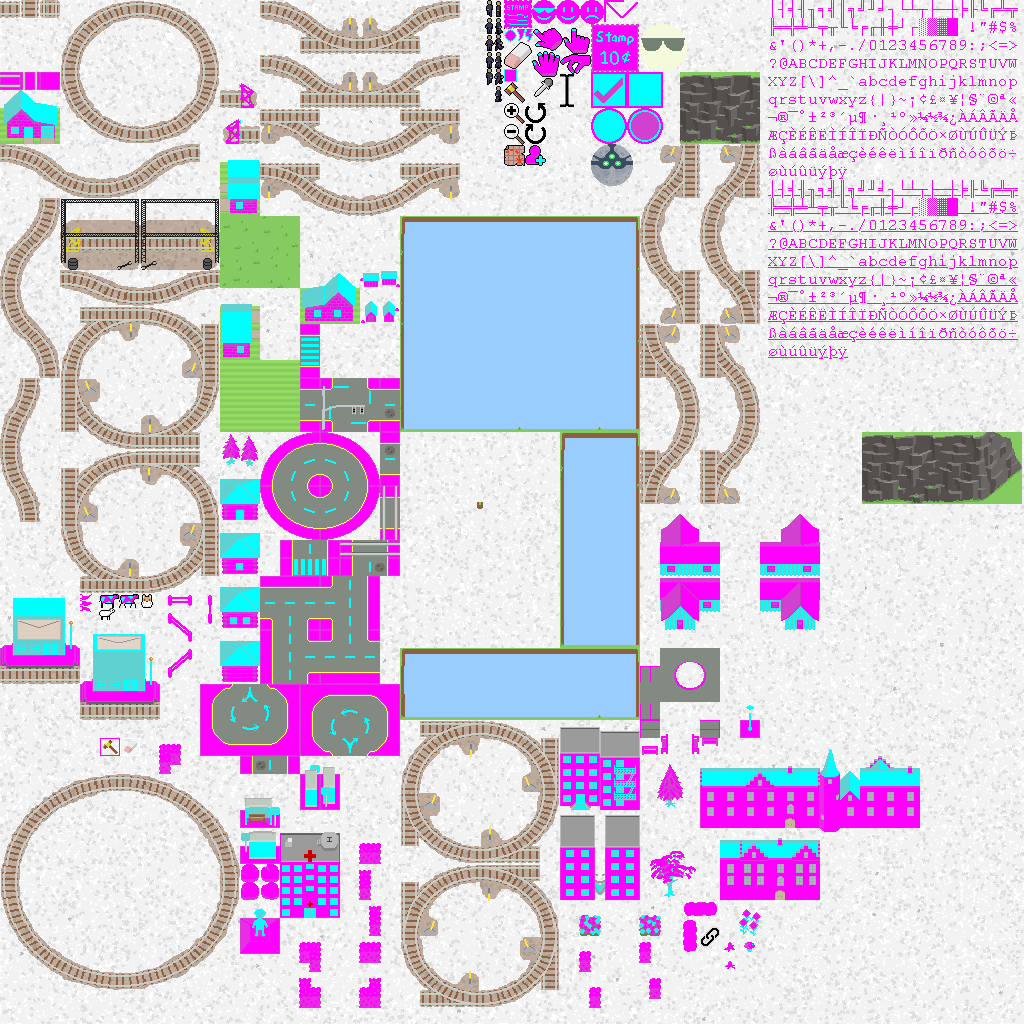
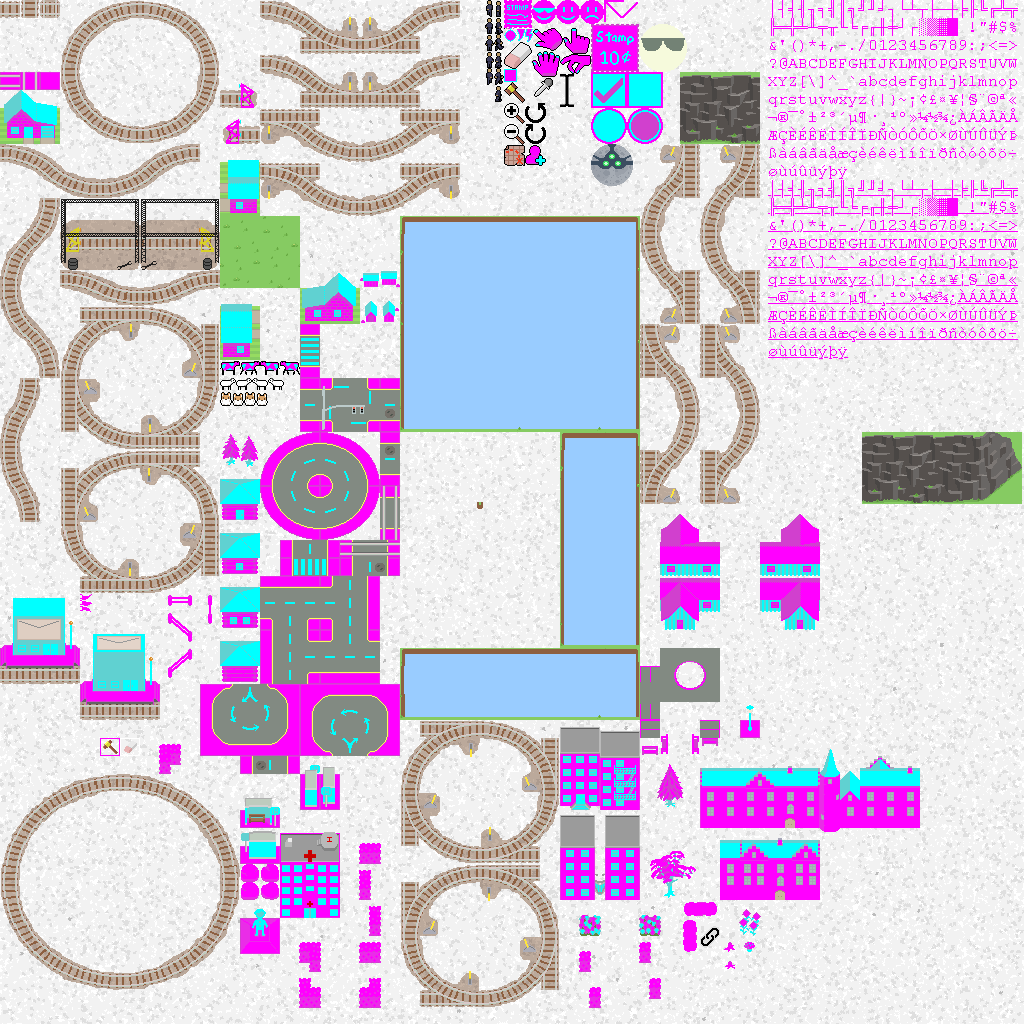
Before/after of a 1024 x 1024 layered artwork. What changed in the layer stack:
painted on "Pasted Layer #3" over <box>99,360,300,620</box>
